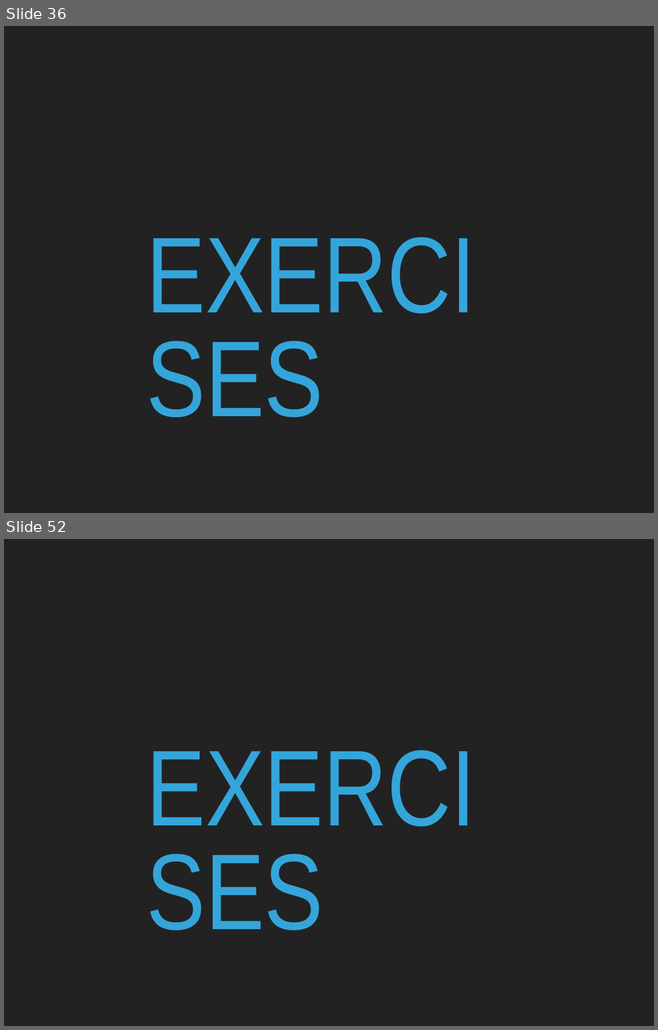
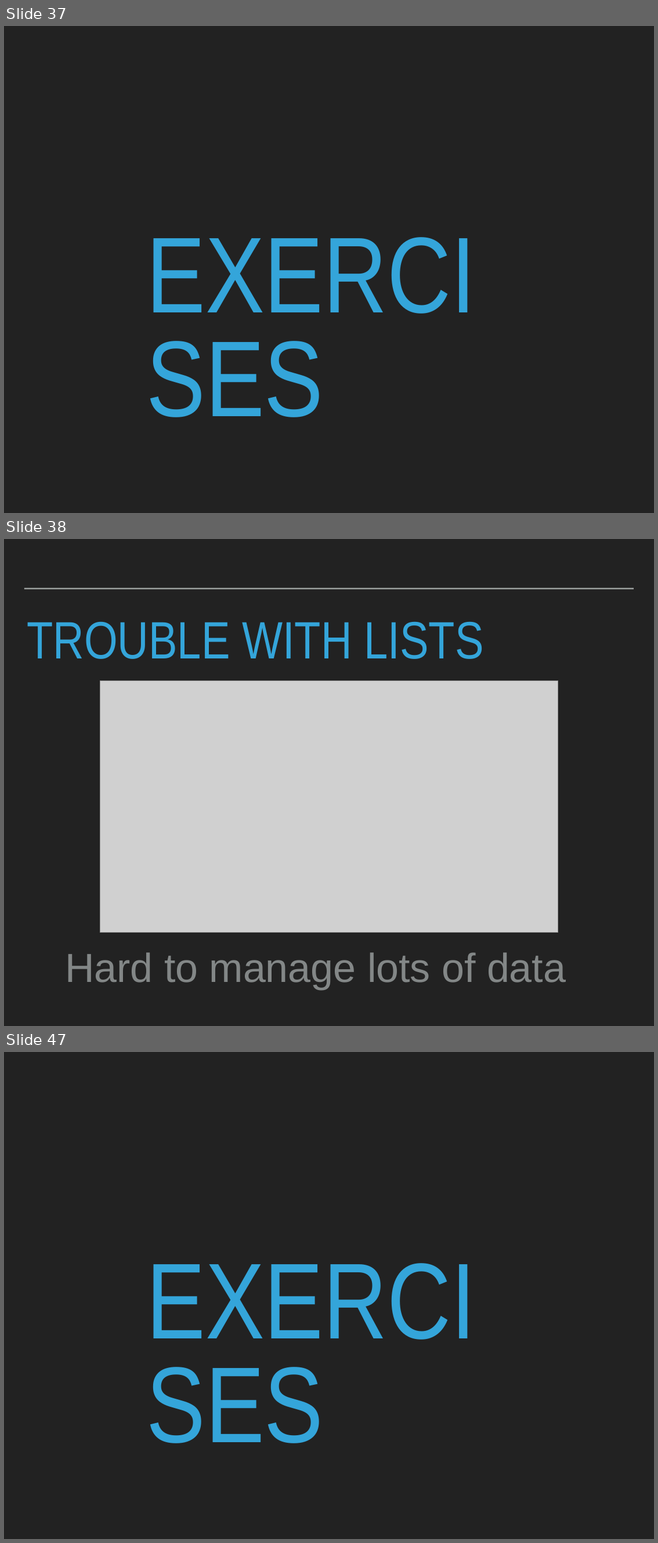
Before and after one commit to robcarrington/PythonInADay, a slide deck: Session2_Slides.pptx. Shown one above the other, each under a label of ours: slides 36 and 52 before the commit, slides 37, 38 and 47 after it; the slides between them are not shown. The pictures are 658x1030 and 658x1543 pixels, drawn with LibreOffice and Linux fonts; fonts in the diff are those of the drawing; grey boxes stand for pictures. Boxes give left, top, right and bottom in pixels: in the first picture for what was removed or moved away, otherwise in the second. Text is boxed around its words. In the diff, an @@ line names an element or a change of style, - is before the commit and + after.

```diff
--- a/Session2_Slides.pptx
+++ b/Session2_Slides.pptx
@@ slide 38 added at [4, 539, 654, 1026], background #222222 @@
@@ line added from (24, 589) to (633, 589), #A6AAA9 2 pt @@
@@ title added at [27, 621, 483, 659], 82.8 pt, text #34A5DA @@
+TROUBLE WITH LISTS
@@ picture added at [100, 681, 558, 932] @@
@@ text added at [65, 953, 565, 990], 64 pt, text #838787 @@
+Hard to manage lots of data
@@ what was slide 36 is now slide 37 @@
@@ what was slide 52 is now slide 47 @@
```
Also in this commit, not shown: 22 other slides added, 56 slides removed, 2 other files.
